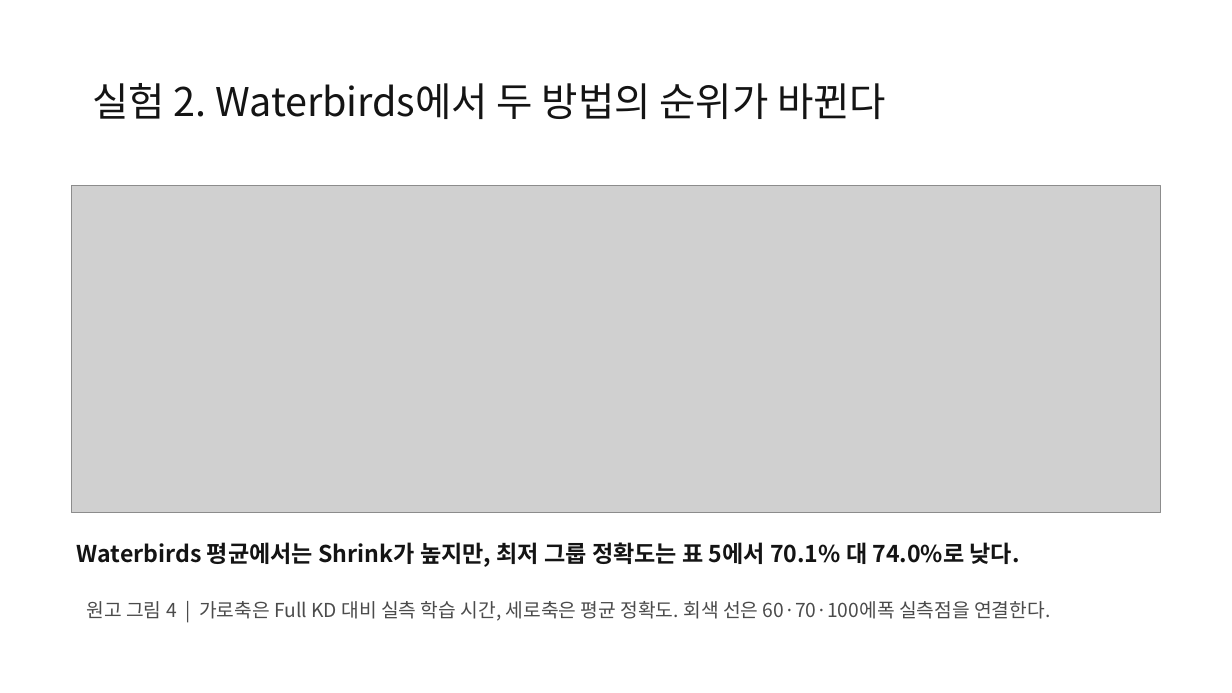
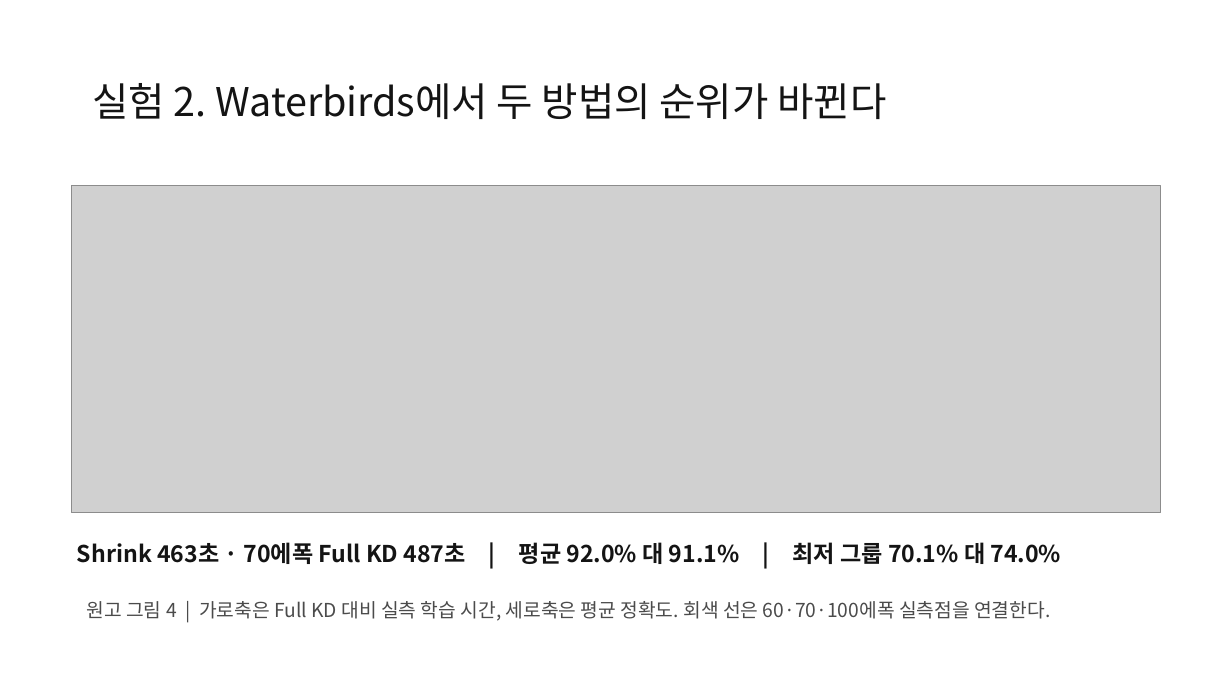
Before and after one commit to jeehoo0507/Efficient-KD-for-Vision, a slide deck: slide 10 of presentations/vision-kd-seminar/EKD-seminar.pptx. Drawn at 1232x693 pixels with LibreOffice and Linux fonts; fonts in the diff are those of the drawing; grey boxes stand for pictures. Boxes give left, top, right and bottom in pixels: in the first picture for what was removed or moved away, otherwise in the second. Text is boxed around its words. In the diff, an @@ line names an element or a change of style, - is before the commit and + after.

```diff
--- a/presentations/vision-kd-seminar/EKD-seminar.pptx
+++ b/presentations/vision-kd-seminar/EKD-seminar.pptx
@@ text at <box>77,542,1062,564</box>: text changed @@
-Waterbirds 평균에서는 Shrink가 높지만, 최저 그룹 정확도는 표 5에서 70.1% 대 74.0%로 낮다.
+Shrink 463초 · 70에폭 Full KD 487초 | 평균 92.0% 대 91.1% | 최저 그룹 70.1% 대 74.0%
```
Also in this commit, not shown: 4 other slides changed, 3 slides added, 14 other files.
